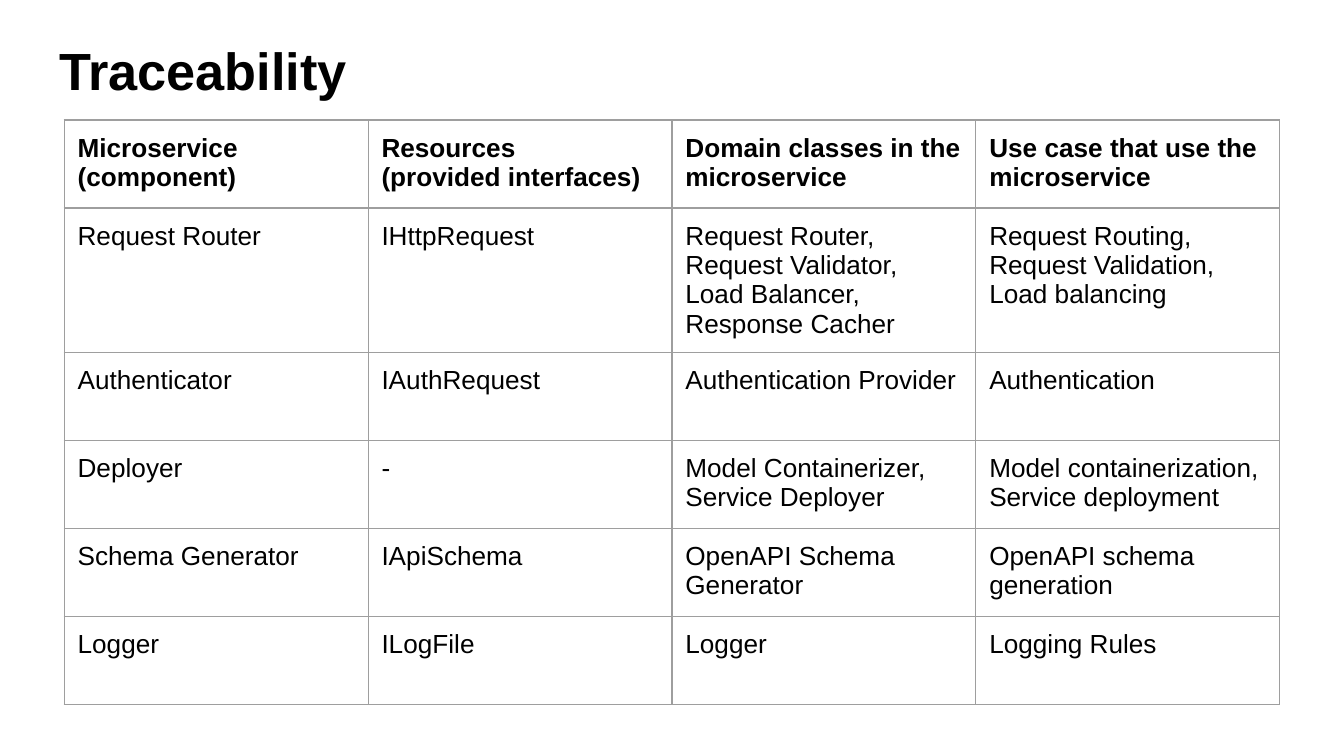
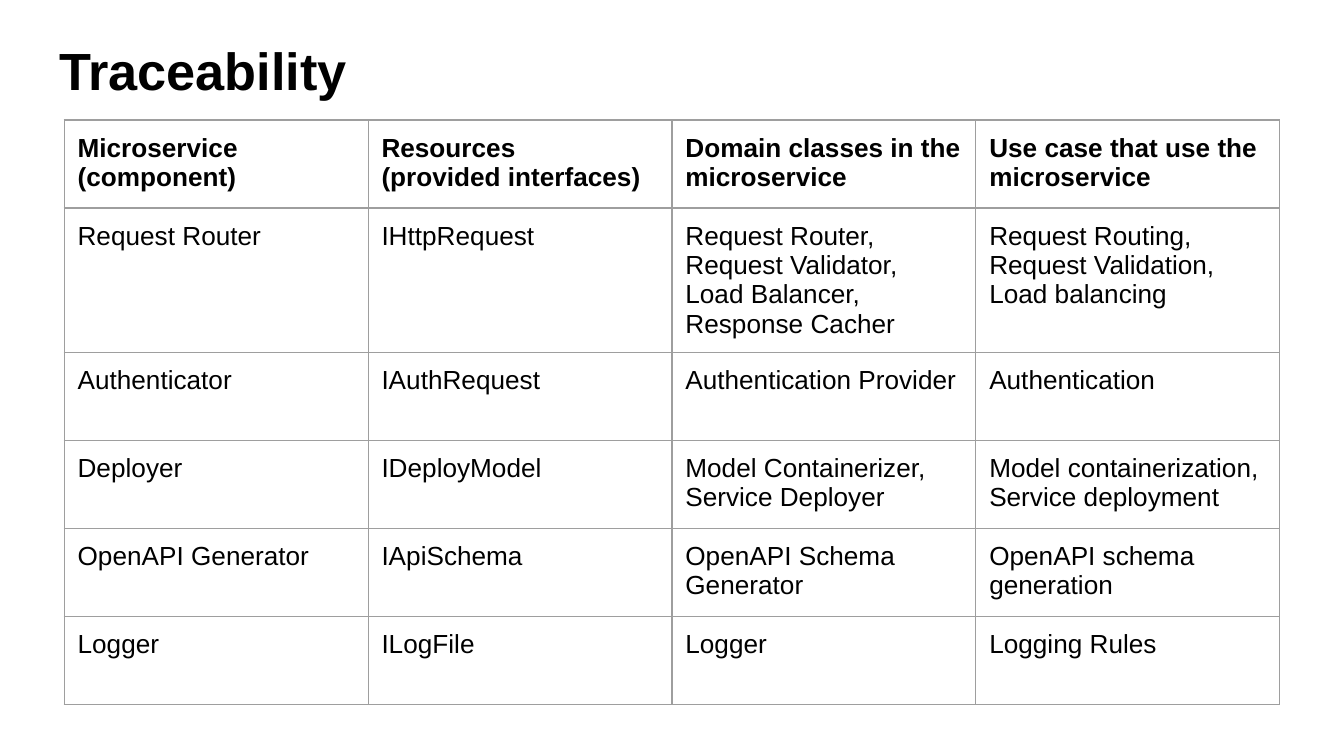
Before and after one commit to fanglores/Advanced-Software-Design, a slide deck: slide 15 of PracticeTasks/Module2/Task_9.1/Task 9.1 Resources and microservices.pptx. Drawn at 1344x756 pixels with LibreOffice and Linux fonts; fonts in the diff are those of the drawing. Boxes give left, top, right and bottom in pixels: in the first picture for what was removed or moved away, otherwise in the second. Text is boxed around its words. In the diff, an @@ line names an element or a change of style, - is before the commit and + after.

```diff
--- a/PracticeTasks/Module2/Task_9.1/Task 9.1 Resources and microservices.pptx
+++ b/PracticeTasks/Module2/Task_9.1/Task 9.1 Resources and microservices.pptx
@@ table at bbox=[65, 120, 1279, 716] @@
-row 4, column 2: -
+row 4, column 2: IDeployModel
-row 5, column 1: Schema Generator
+row 5, column 1: OpenAPI Generator
```
Also in this commit, not shown: 1 other slide changed, 3 other files.
